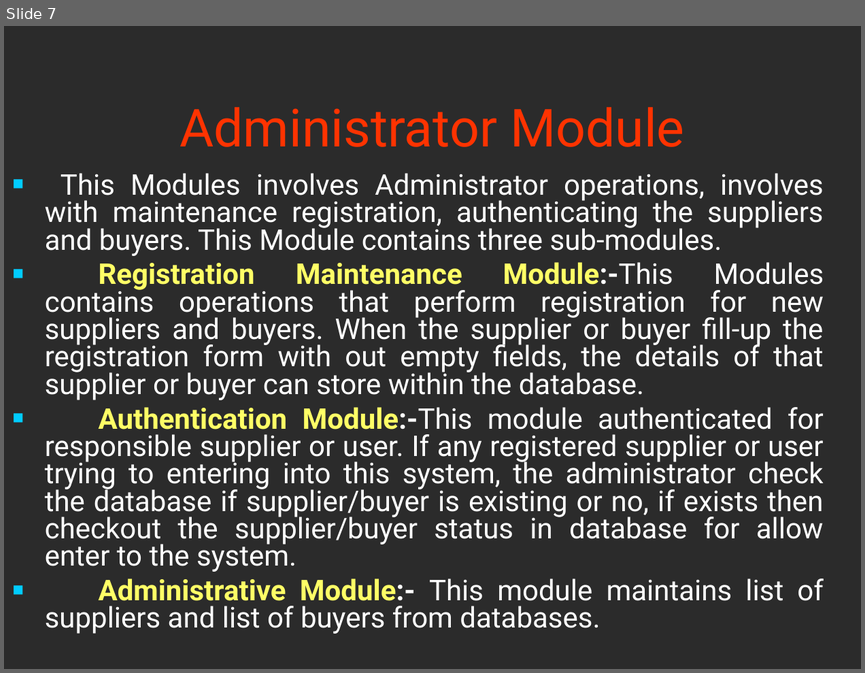
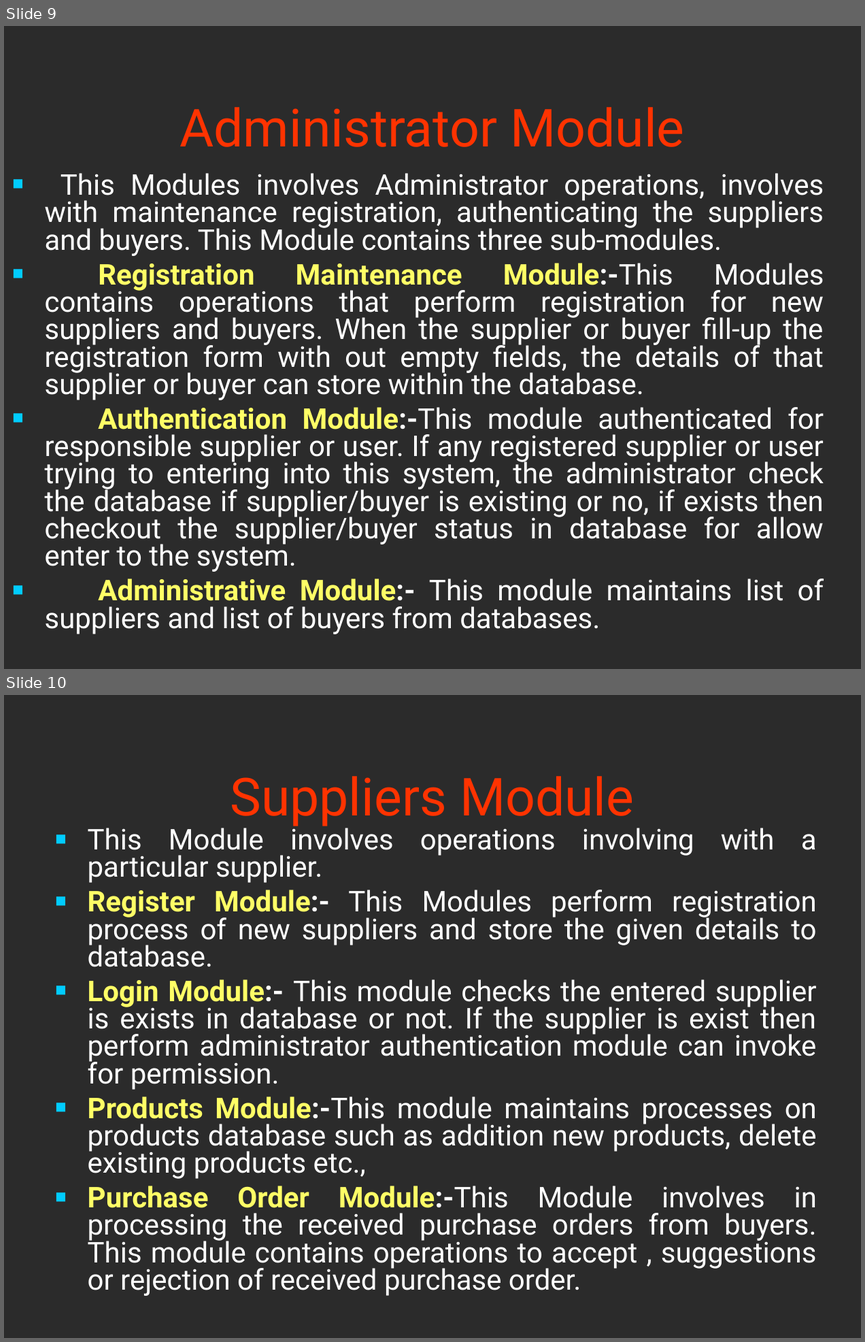
Before and after one commit to jinx5320/transport, a slide deck: PPT's-First Review.ppt. Shown one above the other, each under a label of ours: slide 7 before the commit, slides 9 and 10 after it. The pictures are 865x673 and 865x1342 pixels, drawn with LibreOffice and Linux fonts; fonts in the diff are those of the drawing; background and template pictures are left out; a plain dark background stands for a picture behind light text. Boxes give left, top, right and bottom in pixels: in the first picture for what was removed or moved away, otherwise in the second. Text is boxed around its words. In the diff, an @@ line names an element or a change of style, - is before the commit and + after.

```diff
--- a/PPT's-First Review.ppt
+++ b/PPT's-First Review.ppt
@@ slide 10 added at bbox=[4, 695, 861, 1338], background picture (left out) @@
@@ title added at bbox=[230, 776, 634, 826], 44 pt, text #FF3300 @@
+Suppliers Module
@@ text added at bbox=[88, 824, 817, 1295], 24 pt, text #FFFFFF @@
+■ This Module involves operations involving with a particular supplier.
+■ Register Module:- This Modules perform registration process of new suppliers and store the given details to database.
+■ Login Module:- This module checks the entered supplier is exists in database or not. If the supplier is exist then perform administrator authentication module can invoke for permission.
+■ Products Module:-This module maintains processes on products database such as addition new products, delete existing products etc.,
+■ Purchase Order Module:-This Module involves in processing the received purchase orders from buyers. This module contains operations to accept , suggestions or rejection of received purchase order.
@@ what was slide 7 is now slide 9 @@
```
Also in this commit, not shown: 5 other slides added, 2 slides removed, 9 other files.
